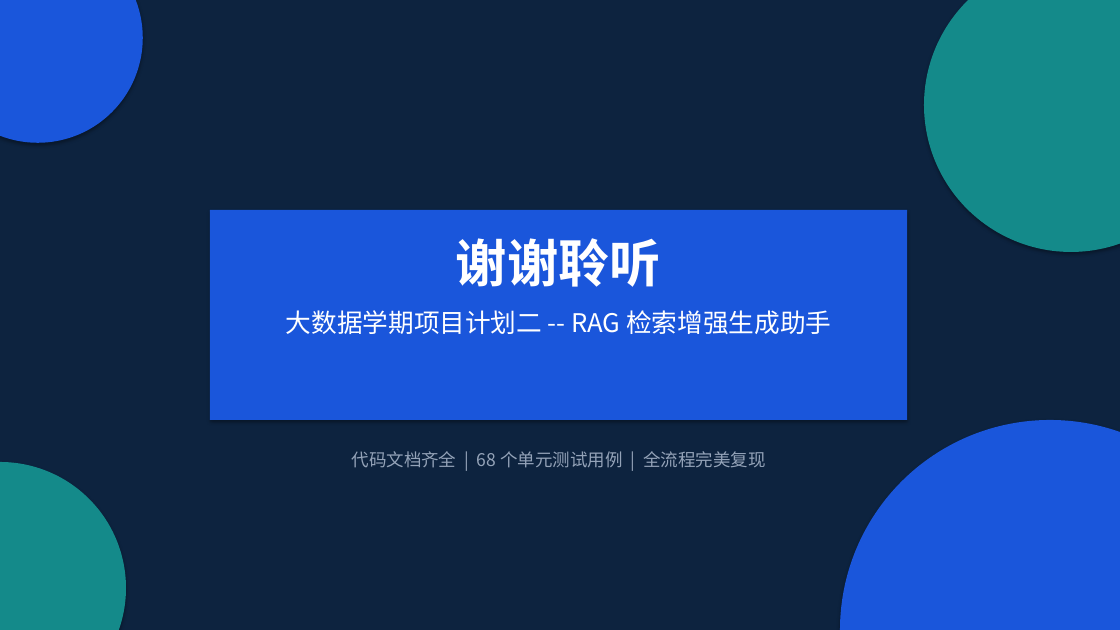
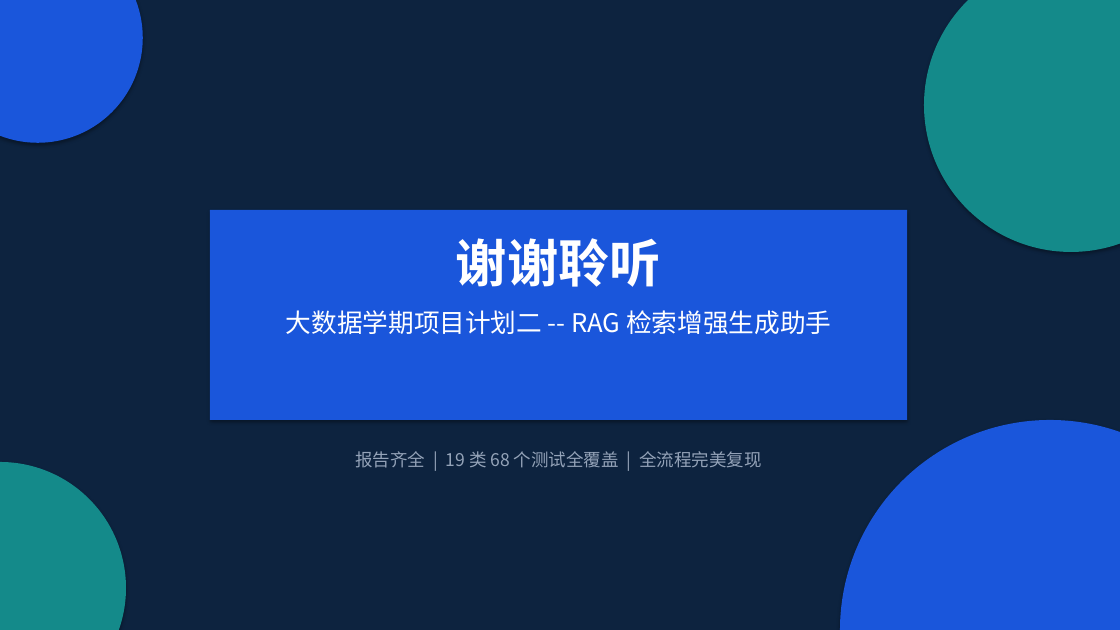
Before and after one commit to liwe123/Date-Analysis-Fanal-Exem, a slide deck: slide 19 of final exam2/BigData_RAG_答辩演示.pptx. Drawn at 1120x630 pixels with LibreOffice and Linux fonts; fonts in the diff are those of the drawing. Boxes give left, top, right and bottom in pixels: in the first picture for what was removed or moved away, otherwise in the second. Text is boxed around its words. In the diff, an @@ line names an element or a change of style, - is before the commit and + after.

```diff
--- a/final exam2/BigData_RAG_答辩演示.pptx
+++ b/final exam2/BigData_RAG_答辩演示.pptx
@@ text at bbox=[355, 451, 761, 468]: text changed @@
-代码文档齐全 | 68 个单元测试用例 | 全流程完美复现
+报告齐全 | 19 类 68 个测试全覆盖 | 全流程完美复现
```
Also in this commit, not shown: 3 other slides changed, 1 other file.
